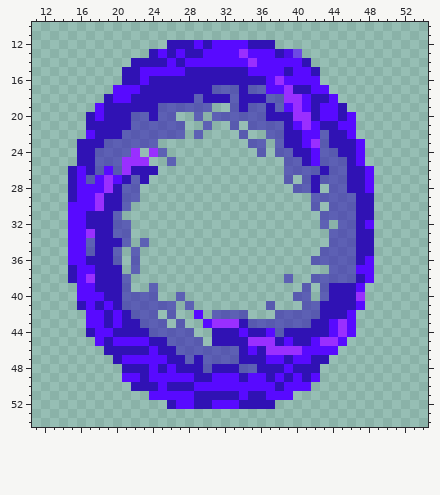
A pixel-art sprite gets an edit: public/assets/games/Eduspace/answer_object/portal/portal1_frame_2.png. Above: the version before the commit.
The file is 64x64 pixels. Colours within 5 levels of each other are drawn and written as one. Shown: x 11..54, y 10..54.
After:
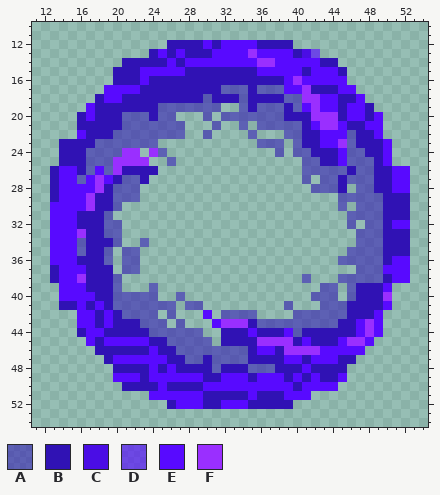
Palette (. is transparent): A #2f12b48c  B #3012b4  C #4a0de5  D #570afda6  E #580aff  F #9a2fff
From old to new:
Changed rows in their new state; - is an unchanged pixel.
first column x 13:
12 ----------------BEB---E--BB-------------
13 -----------------B---EF--EEBCD----------
14 --------B-------------EFF---EEBB--------
15 -------B--------------B---E-BEEEB-------
16 -------B----------------BB-F--EEE-------
17 ------E-----------B--AB-AAEEFBBBEE------
18 -----BE-B-------BA--BA--BBAAFFE-BBE-----
19 ----EB------------A-.AB-A-BA-F---EEB----
20 ---BEB--A-------.A.-----AA-BBFFF--EBE---
21 ---B----A--------.A-.A.---AAB-FF-BBEE---
22 ---EB--A--------.A---.A-..AABBEEEABBE---
23 -BB--A----------------.-A-.ABBEEFABBBE--
24 -BB-A---F--------------.--.AABBBEAABBE--
25 -BB-A--F------------------..AABBEAAABE--
26 BEEBAEAFB-----------------..--A---AABBEE
27 BEEAEFEBA-----------------.--.--BAAABBEE
28 BEE--FBA-------------------..AA-B.AABBEE
29 BEE-FB-A---------------------...--AAABBB
30 EE--FB-A.--------------------.-.-.AAABBB
31 EE-B--A.----------------------...-AAABBB
32 EE-B--A-.---------------------.-.-.AABEE
33 EE-FB-A-.----------------------...AAABBB
34 EE-AB--A.----------------------...AAABBB
35 EE-AB-A.A---------------------...-AAABBB
36 EE-B--A.A--------------------...--AAABEE
37 BEE-B--.A----------------------...AAAEEE
38 BEEFB--A.-----------------.-A...--AAABEE
39 -EE-B--A.-------------------.--A.ABBBE--
40 -EE--B-A-------------------..A-A.ABBBF--
41 -BBEBEBA--------A-------.-A-..AAA-BBBE--
42 ---E-BEBA-------.E.---A--..---AAABBBE---
43 ---E-BEB---------.E--FB------AAABBEFE---
44 ---BE-B---------A-.--BE-BBEA---BBBEFE---
45 ----EBE----------A.---B--FF-EBBB-FFE----
46 -----B---------------ABEEB--FF--EEE-----
47 ------BE--------AB---A--BBE-BEEEBB------
48 -------B---------BA--B-AA-B-E-BBB-------
49 -------E--------E-B--EB-E-----BBE-------
50 --------B-------B--------E-B-EEE--------
51 ----------------E----BE-BB-EE-----------
52 ----------------E-B--E---BB-------------
Changed places in both pictures, as pixel boxes (x1, y1, x2, y2):
changed: (194, 40, 410, 409)
changed: (50, 58, 131, 391)
